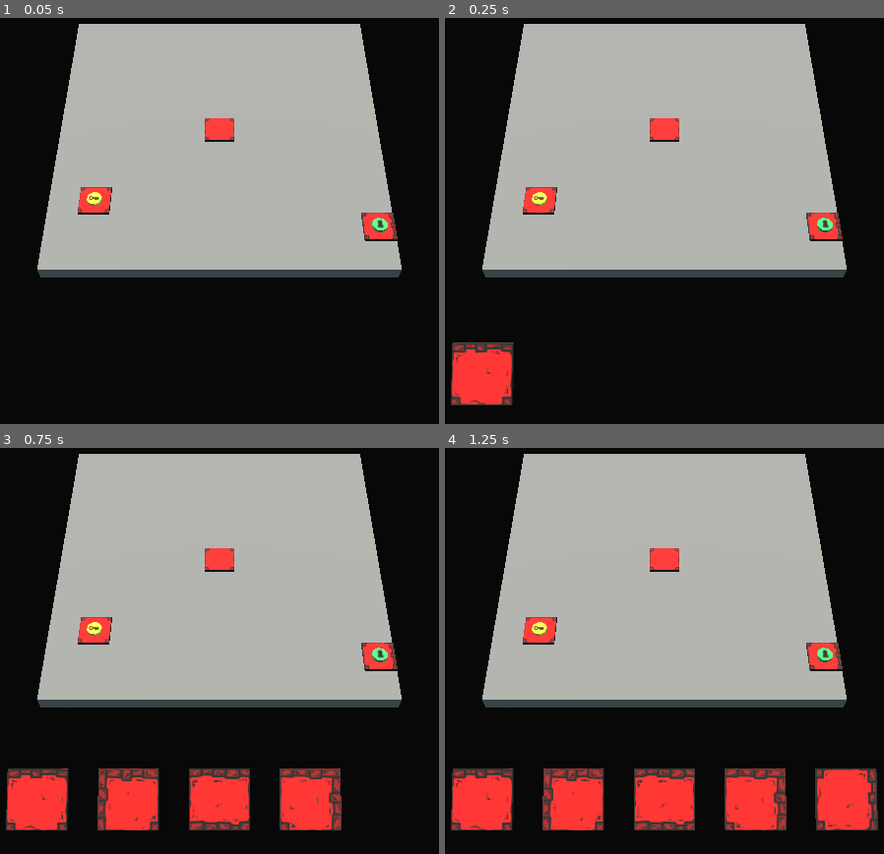
Above: before the commit, frames 1-4 (two rows, left to right).
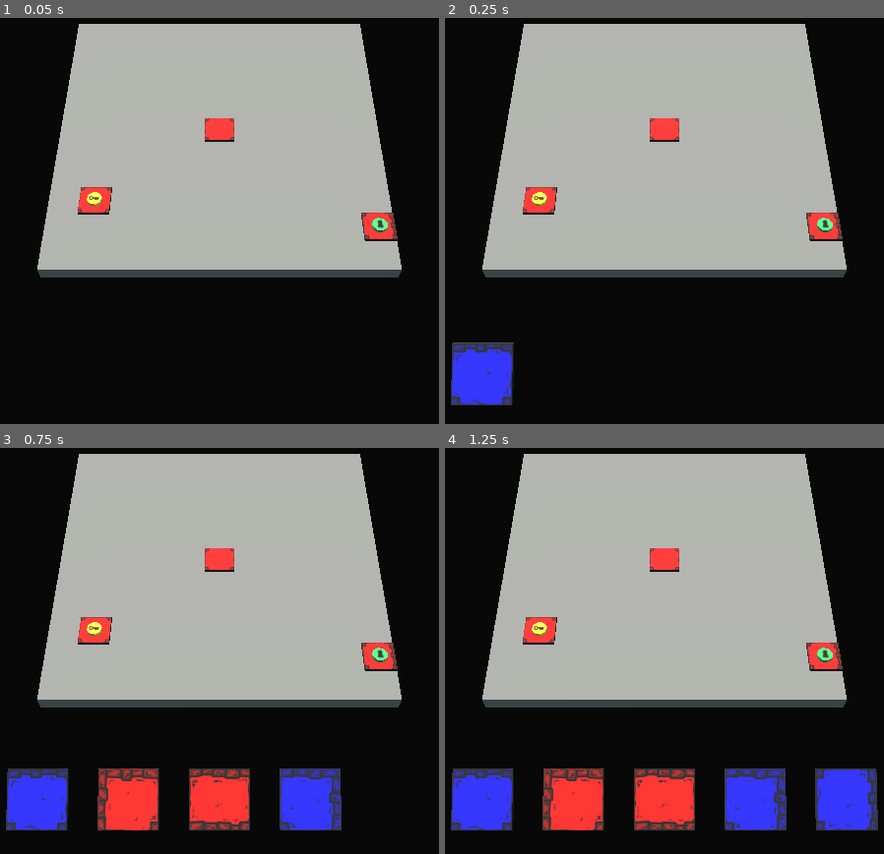
Above: after the commit, the same moments.

Repository: Cybierre-Koffee-Studio/GameOff2023
Game: Godot game, scene res://scenes/main.tscn
Same seed, same stepped clock (60 frames per second), same inputs: the game is played once before the commit and once after it.
Inputs (mouse positions are in pixels of both pictures, inside the frame that each line leads up to):
- Up to frame 1 (0.05 s): no input
- Up to frame 2 (0.25 s): no input
- Up to frame 3 (0.75 s): tap Enter (ui_accept) at 0.5 s; move the mouse to (390, 610) at 0.52 s; hold D (AllerADroite) from 0.53 s (still down); tap S (Reculer) at 0.6 s; click (390, 610) at 0.67 s
- Up to frame 4 (1.25 s): keep holding D (AllerADroite); tap Enter (ui_accept) at 0.77 s

Frame 1 is identical in both runs. In frame 2, 1.9% of the frame differs, in the area x 1-16%, y 80-96%; in frame 3, 3.8%; in frame 4, 5.6%, in the area x 1-99%, y 78-95%.

Commit message:
Rajout couleur bleue

Diff:
--- a/godot/scenes/tiles/tile.gd
+++ b/godot/scenes/tiles/tile.gd
@@ -2,7 +2,7 @@
 class_name Tile
 
 enum TYPE {CENTER, CORRIDOR, STRAIGHT, CORNER}
-const COLORS = [Color.RED, Color.RED, Color.GREEN]
+const COLORS = [Color.RED, Color.BLUE, Color.GREEN]
 
 var valeur_cluster_max = 1
 
